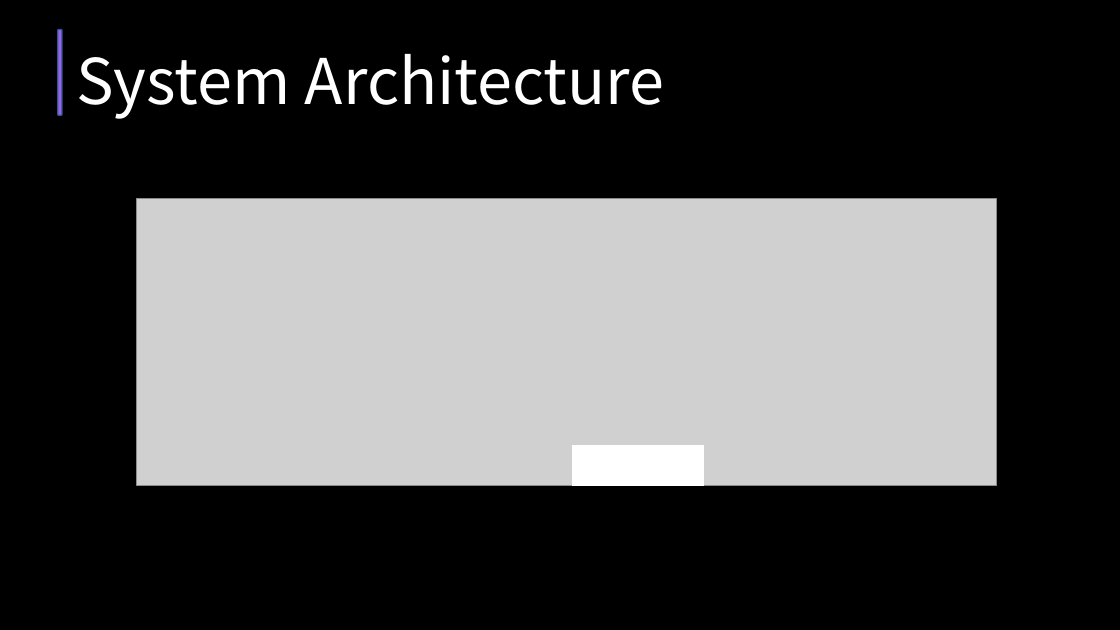
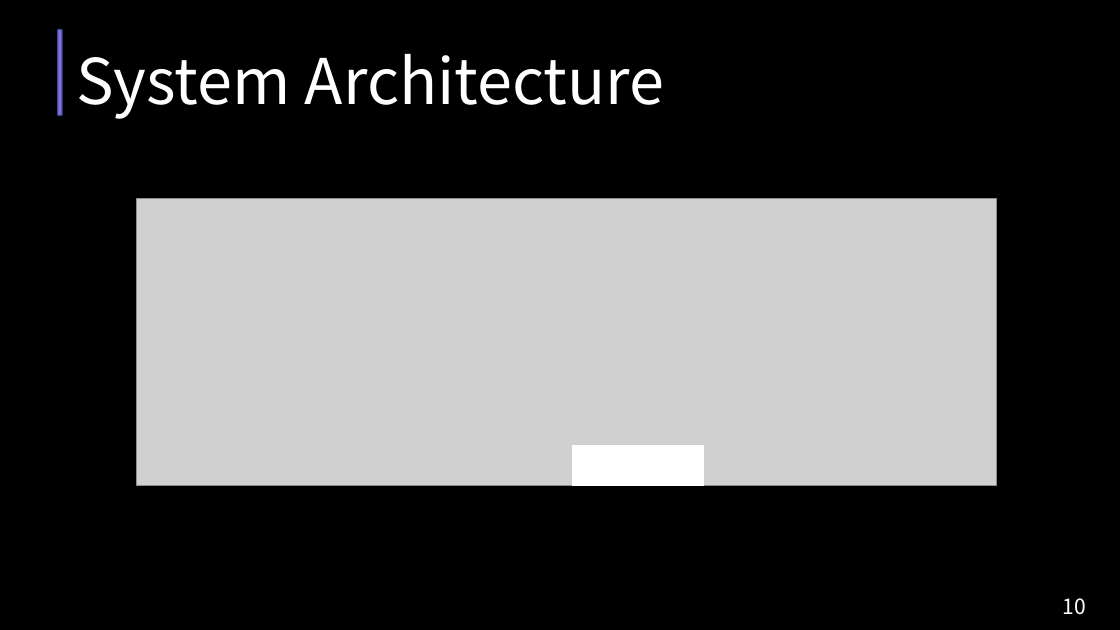
Before and after one commit to samh99474/Python_Final_Project_RecommenderSystem, a slide deck: slide 10 of 報告資料/期末報告Python_Movie_RecommerSystem.pptx (slide 8 before the commit). Drawn at 1120x630 pixels with LibreOffice and Linux fonts; fonts in the diff are those of the drawing; grey boxes stand for pictures. Boxes give left, top, right and bottom in pixels: in the first picture for what was removed or moved away, otherwise in the second. Text is boxed around its words. In the diff, an @@ line names an element or a change of style, - is before the commit and + after.

```diff
--- a/報告資料/期末報告Python_Movie_RecommerSystem.pptx
+++ b/報告資料/期末報告Python_Movie_RecommerSystem.pptx
@@ text added at [1063, 598, 1086, 615], 18 pt, text #FFFFFF @@
+10
```
Also in this commit, not shown: 13 other slides changed, 2 slides added.
